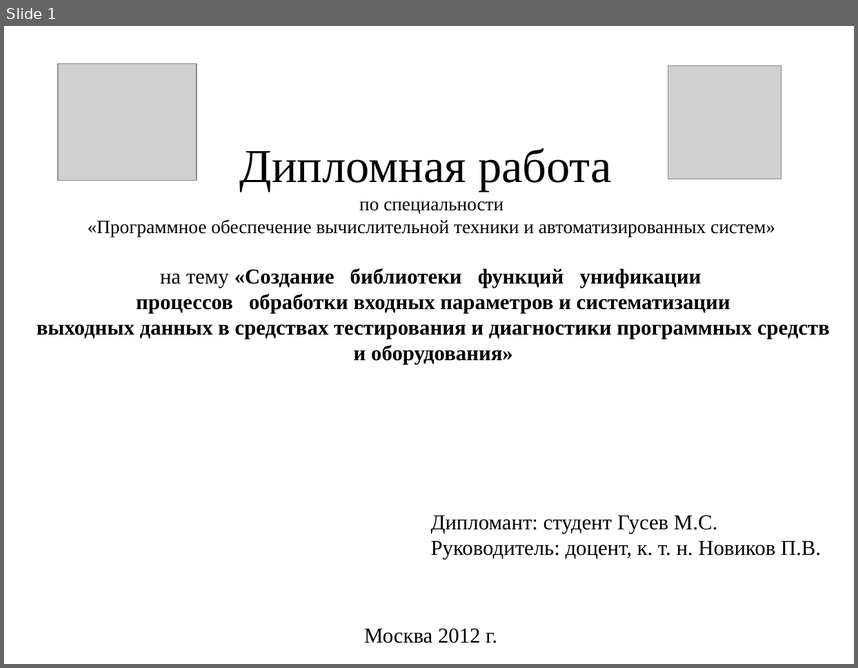
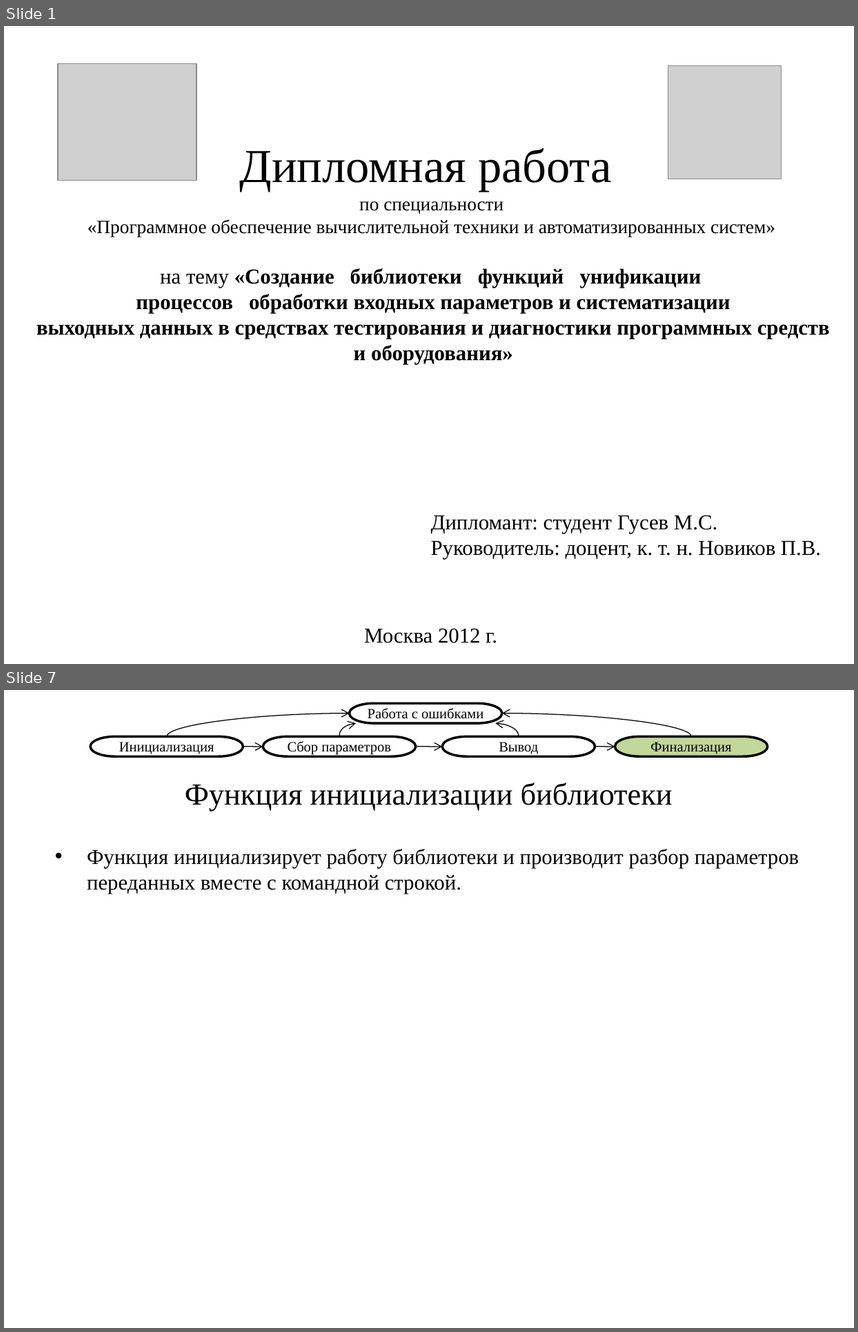
Before and after one commit to nwcfang/diplom_report, a slide deck: presentation/presentation.pptx. Shown one above the other, each under a label of ours: slide 1 before the commit, slides 1 and 7 after it; the slides between them are not shown. The pictures are 858x668 and 858x1332 pixels, drawn with LibreOffice and Linux fonts; fonts in the diff are those of the drawing; grey boxes stand for pictures. Boxes give left, top, right and bottom in pixels: in the first picture for what was removed or moved away, otherwise in the second. Text is boxed around its words. In the diff, an @@ line names an element or a change of style, - is before the commit and + after.

```diff
--- a/presentation/presentation.pptx
+++ b/presentation/presentation.pptx
@@ slide 7 added at bbox=[4, 690, 854, 1328], background #FFFFFF @@
@@ pill shape added at bbox=[349, 704, 502, 723], fill #FFFFFF, outline #000000 2 pt, 12 pt, text #000000 @@
+Работа с ошибками
@@ curved arrow added from (166, 737) to (349, 713), #000000 0.75 pt @@
@@ curved arrow added from (340, 737) to (356, 723), #000000 0.75 pt @@
@@ curved arrow added from (518, 737) to (495, 723), #000000 0.75 pt @@
@@ curved arrow added from (692, 737) to (502, 713), #000000 0.75 pt @@
@@ pill shape added at bbox=[91, 737, 243, 756], fill #FFFFFF, outline #000000 2 pt, 12 pt, text #000000 @@
+Инициализация
@@ curved arrow added from (243, 746) to (263, 747), #000000 0.75 pt @@
@@ pill shape added at bbox=[263, 737, 417, 756], fill #FFFFFF, outline #000000 2 pt, 12 pt, text #000000 @@
+Cбор параметров
@@ curved arrow added from (415, 746) to (443, 747), #000000 0.75 pt @@
@@ pill shape added at bbox=[443, 737, 595, 756], fill #FFFFFF, outline #000000 2 pt, 12 pt, text #000000 @@
+Вывод
@@ curved arrow added from (595, 746) to (615, 747), #000000 0.75 pt @@
@@ pill shape added at bbox=[615, 737, 769, 756], fill #C3D69B, outline #000000 2 pt, 12 pt, text #000000 @@
+Финализация
@@ title added at bbox=[185, 782, 673, 811], 26 pt, text #000000 @@
+Функция инициализации библиотеки
@@ text added at bbox=[87, 849, 799, 894], 18 pt, text #000000 @@
+• Функция инициализирует работу библиотеки и производит разбор параметров переданных вместе с командной строкой.
```
Also in this commit, not shown: 2 slides changed, 9 other slides added, 10 other files.
